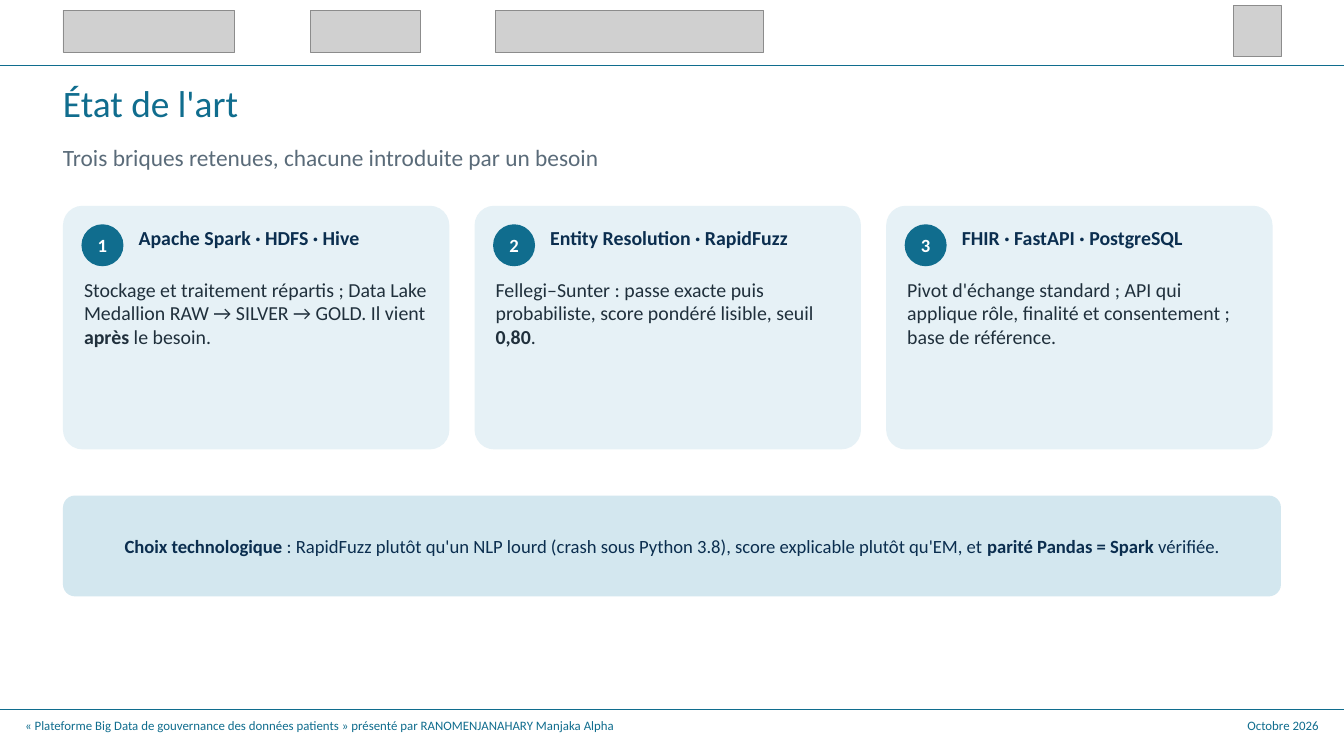
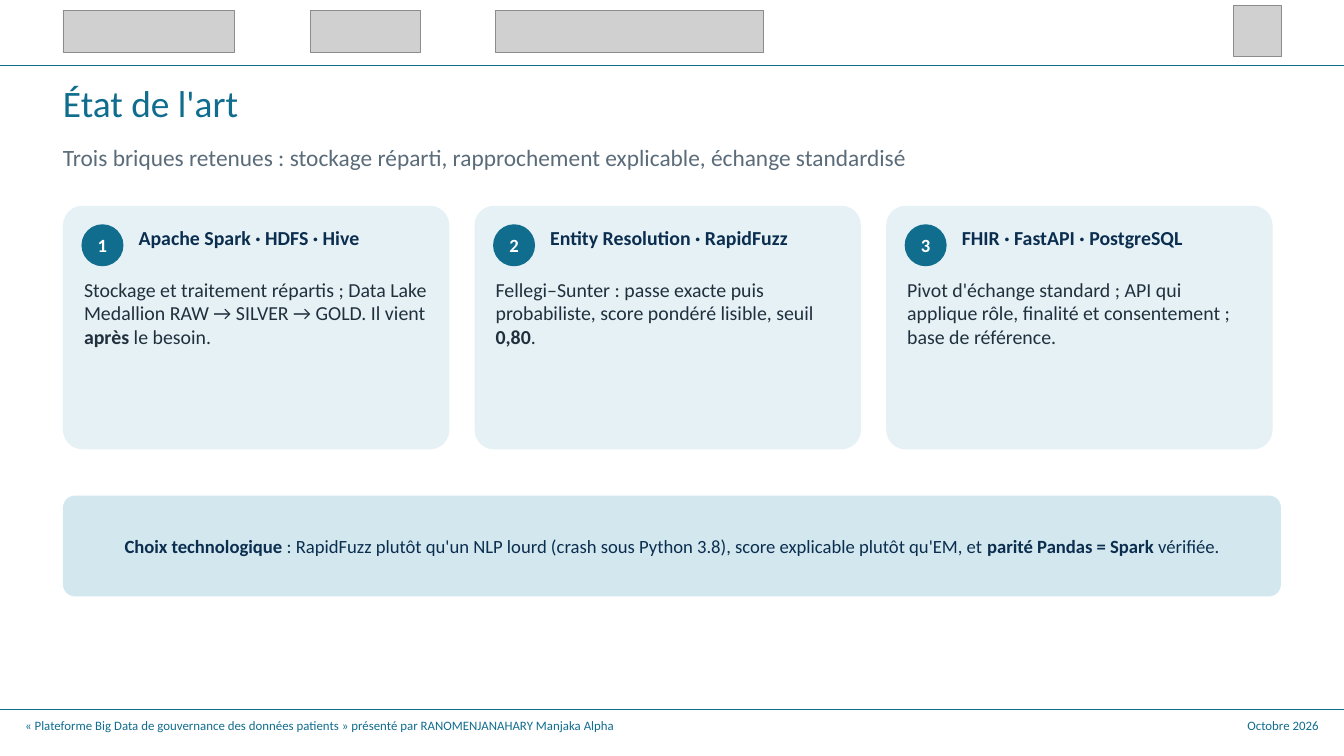
Before and after one commit to Alphamanjaka/test-big-data, a slide deck: slide 9 of documents/slide_soutenance/V2soutenance_m2_mmt_alpha.pptx. Drawn at 1344x756 pixels with LibreOffice and Linux fonts; fonts in the diff are those of the drawing; grey boxes stand for pictures. Boxes give left, top, right and bottom in pixels: in the first picture for what was removed or moved away, otherwise in the second. Text is boxed around its words. In the diff, an @@ line names an element or a change of style, - is before the commit and + after.

```diff
--- a/documents/slide_soutenance/V2soutenance_m2_mmt_alpha.pptx
+++ b/documents/slide_soutenance/V2soutenance_m2_mmt_alpha.pptx
@@ text at (63, 150, 906, 170): text changed @@
-Trois briques retenues, chacune introduite par un besoin
+Trois briques retenues : stockage réparti, rapprochement explicable, échange standardisé
```
Also in this commit, not shown: 10 other slides changed, 24 other files.
